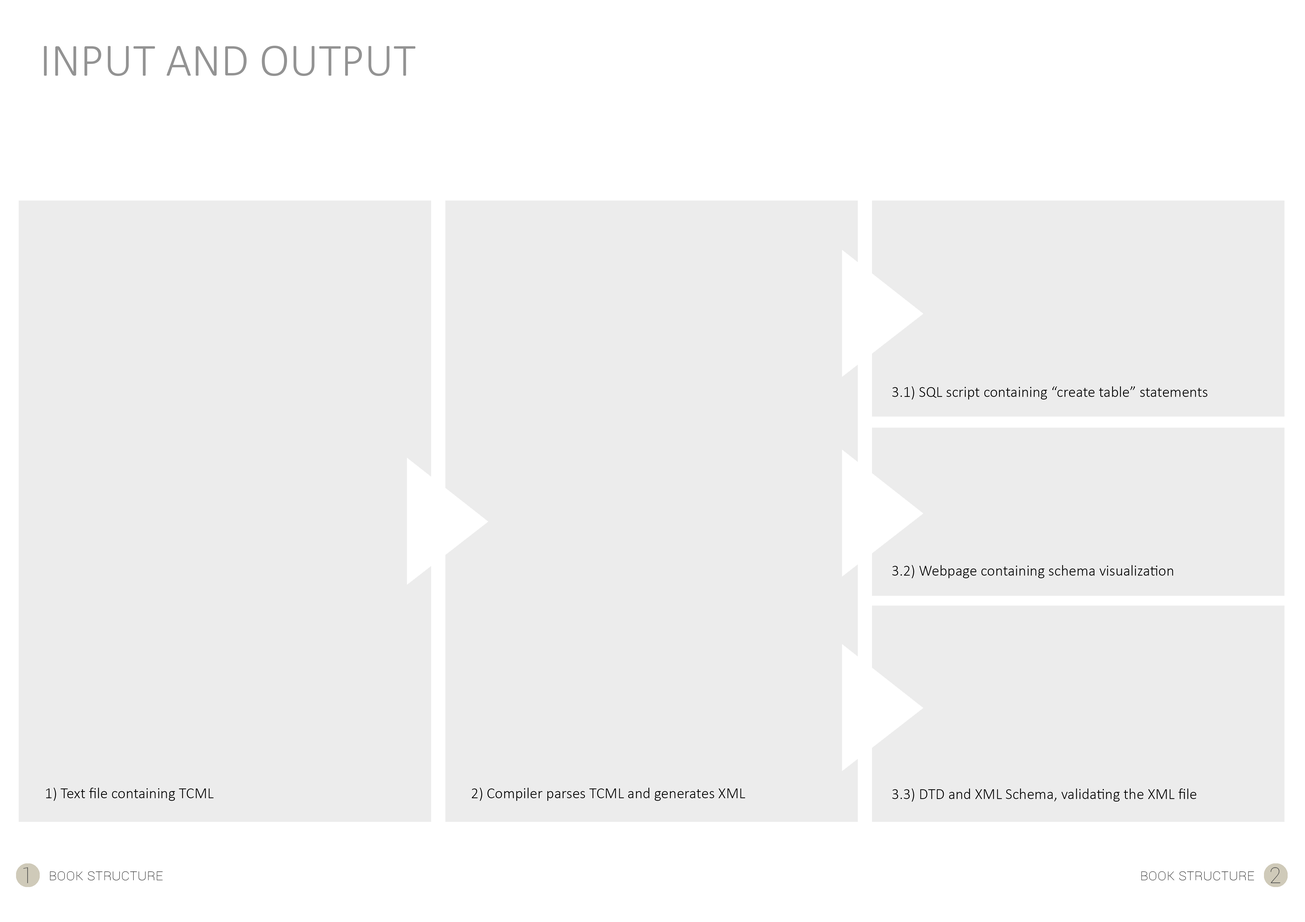
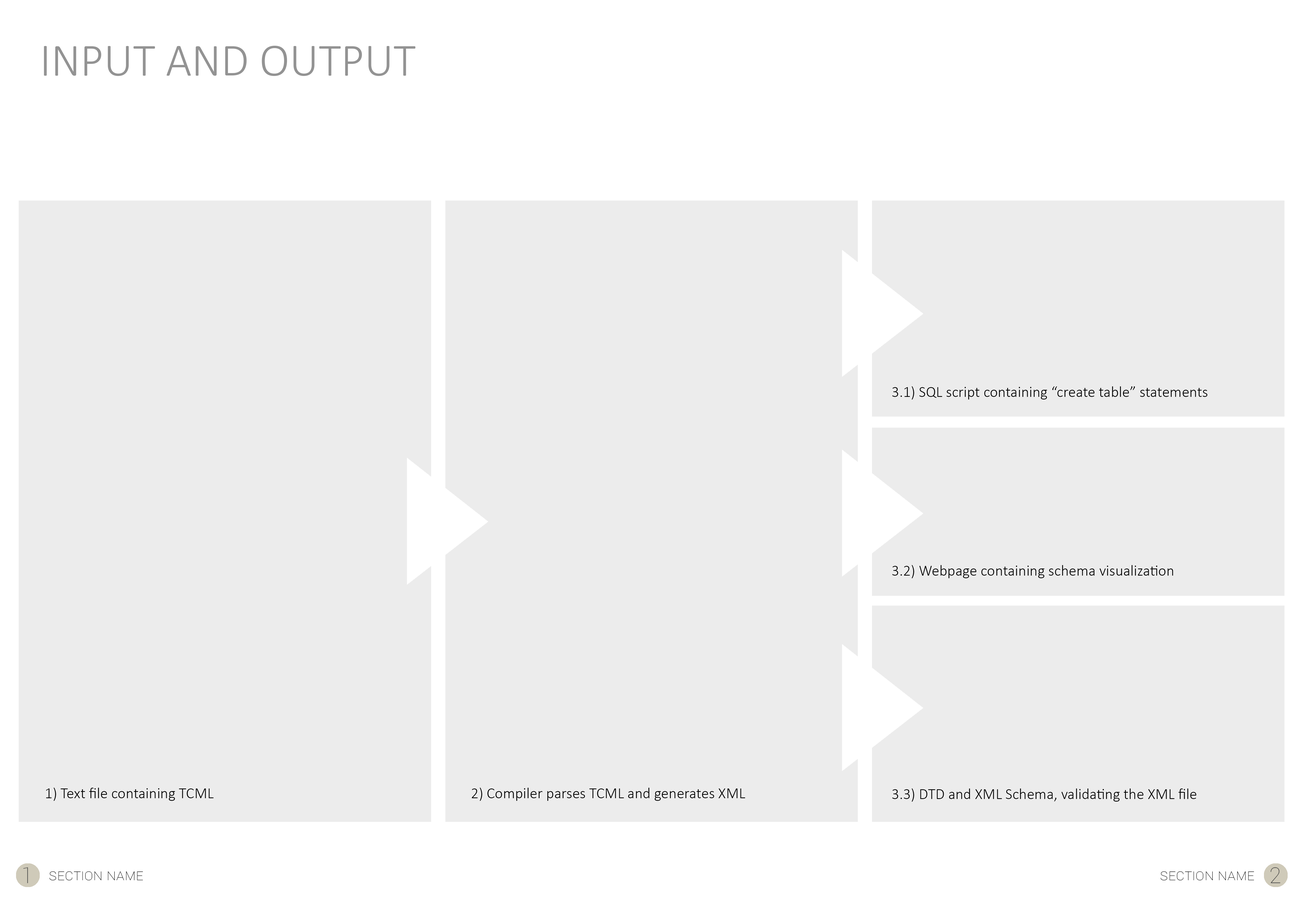
The second 1305 × 922 image is a revision of the first. Changes to its layers:
painted on "page_number_text" (1st of 2, in "page_number_right") over [1140, 871, 1246, 881]
painted on "page_number_text" (2nd of 2, in "page_number_left") over [49, 871, 163, 881]
